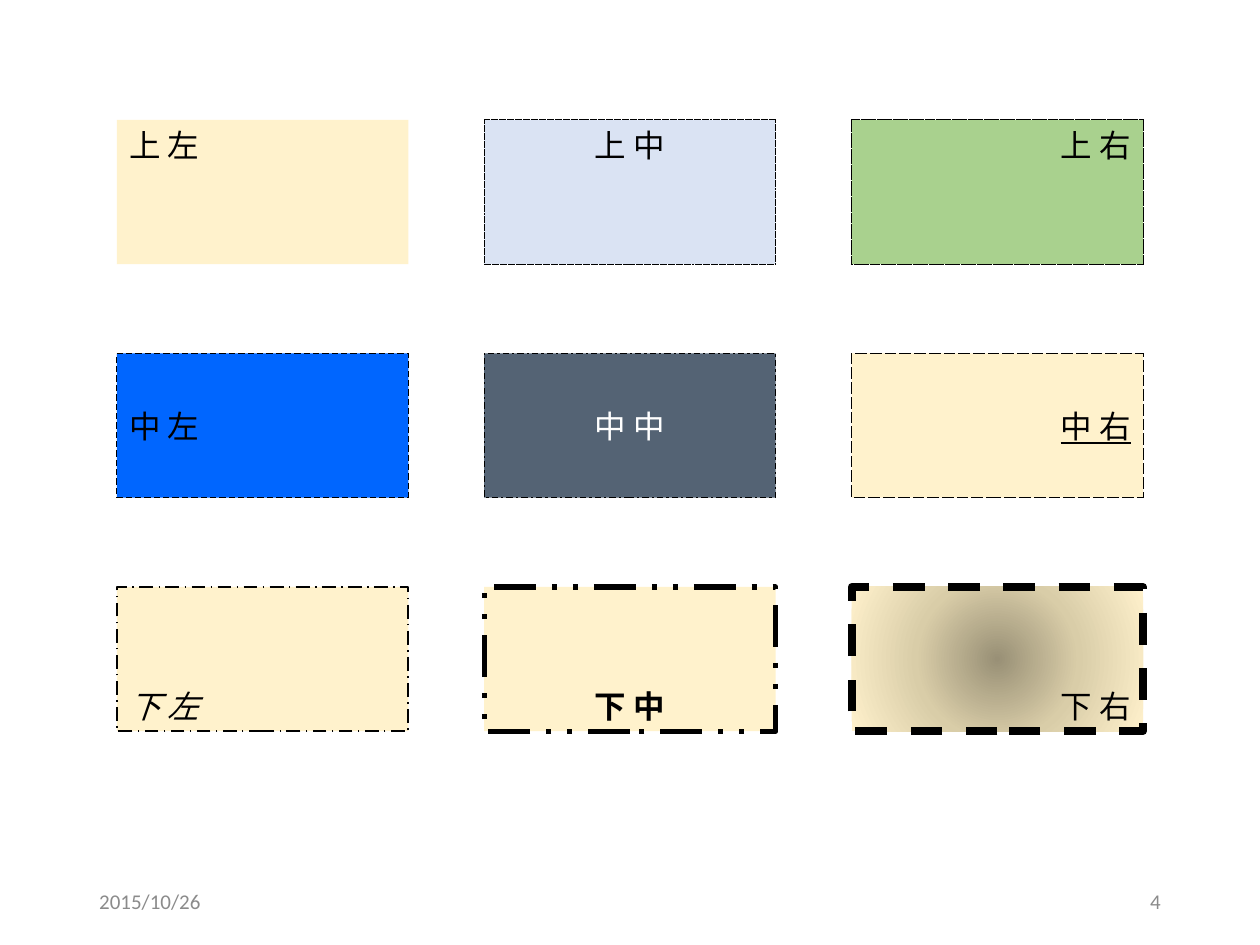
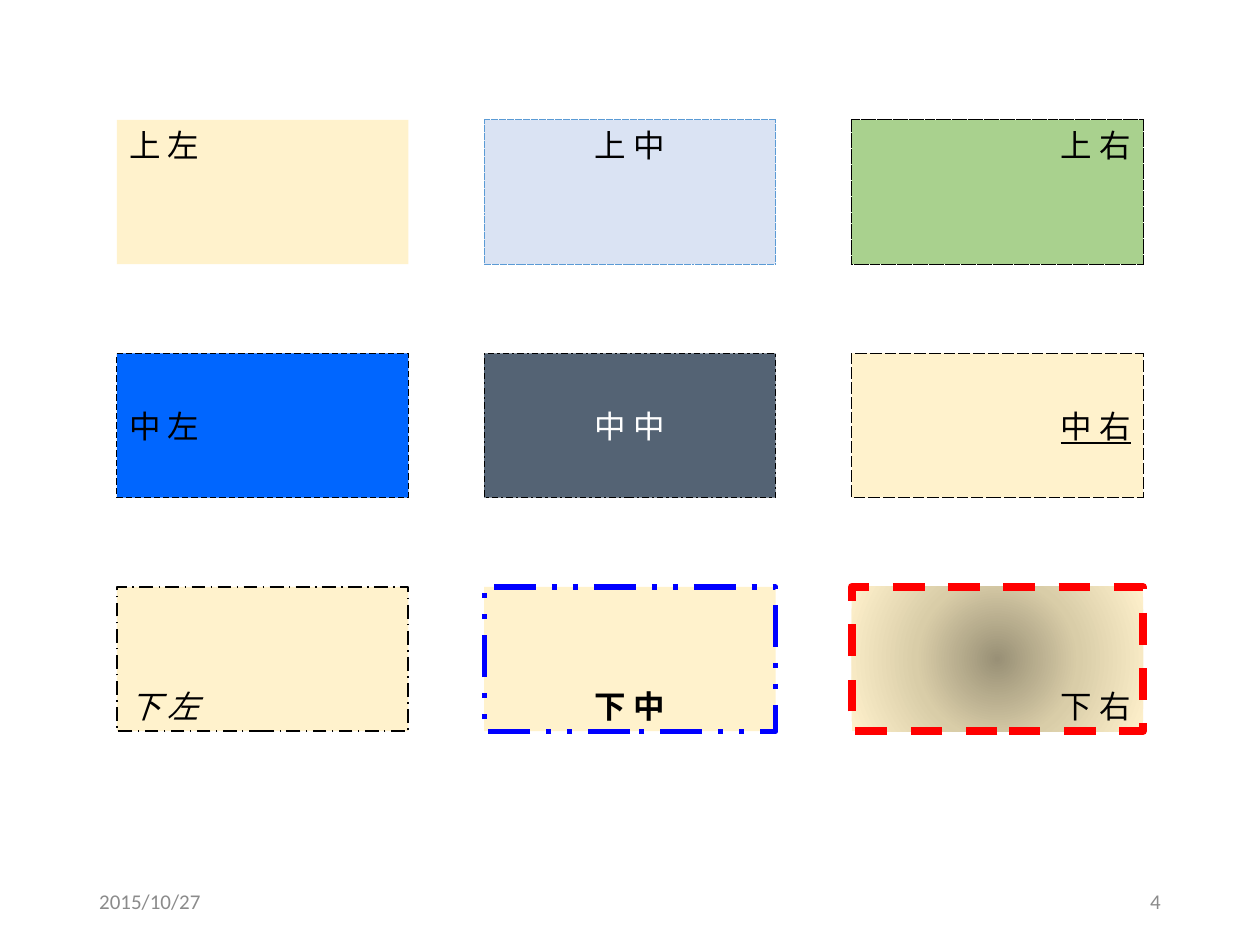
Before and after one commit to g21589/PPTX2HTML, a slide deck: slide 4 of files/test.pptx. Drawn at 1260x945 pixels with LibreOffice and Linux fonts; fonts in the diff are those of the drawing. Boxes give left, top, right and bottom in pixels: in the first picture for what was removed or moved away, otherwise in the second. Text is boxed around its words. In the diff, an @@ line names an element or a change of style, - is before the commit and + after.

```diff
--- a/files/test.pptx
+++ b/files/test.pptx
@@ rectangle "上 中" at <box>484,120,775,263</box>: outline #000000 0.75 pt dashed to #5B9BD5 0.75 pt dashed @@
@@ rectangle "下 中" at <box>484,587,775,731</box>: outline #000000 3 pt dashed to #0000FF 3 pt dashed @@
@@ rectangle "下 右" at <box>852,587,1143,731</box>: outline #000000 4.5 pt dashed to #FF0000 4.5 pt dashed @@
@@ text at <box>99,894,200,910</box>: text changed @@
-2015/10/26
+2015/10/27
```
Also in this commit, not shown: 6 other slides changed, 25 other files.
